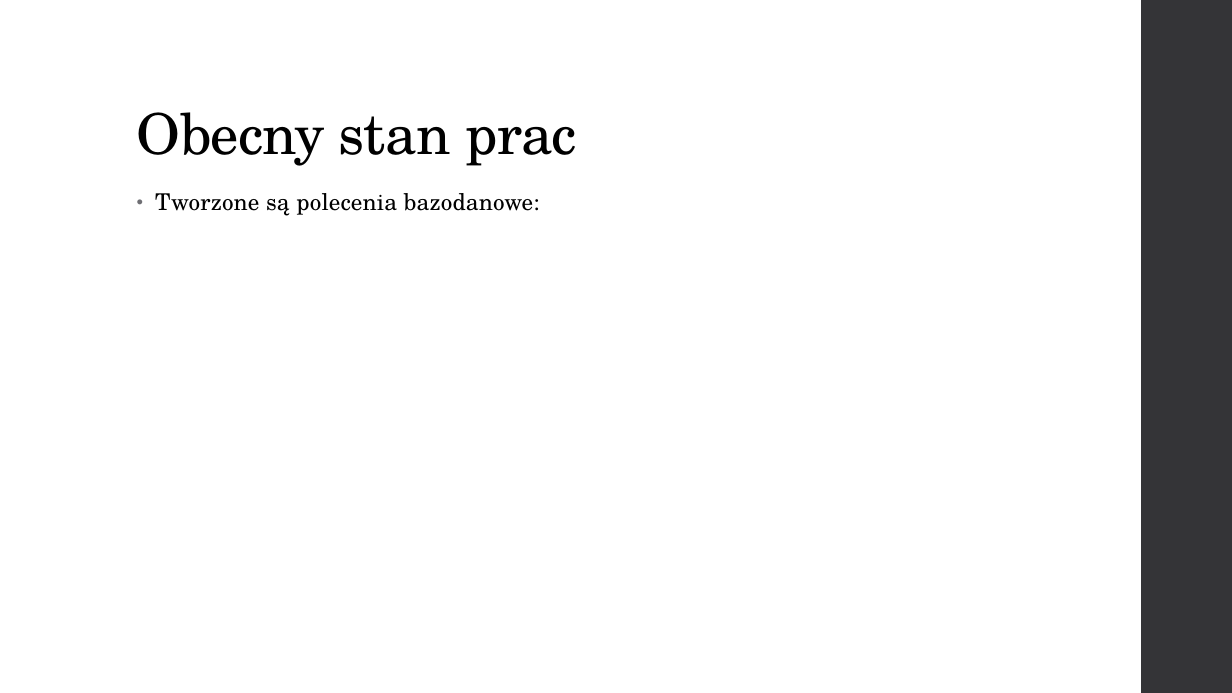
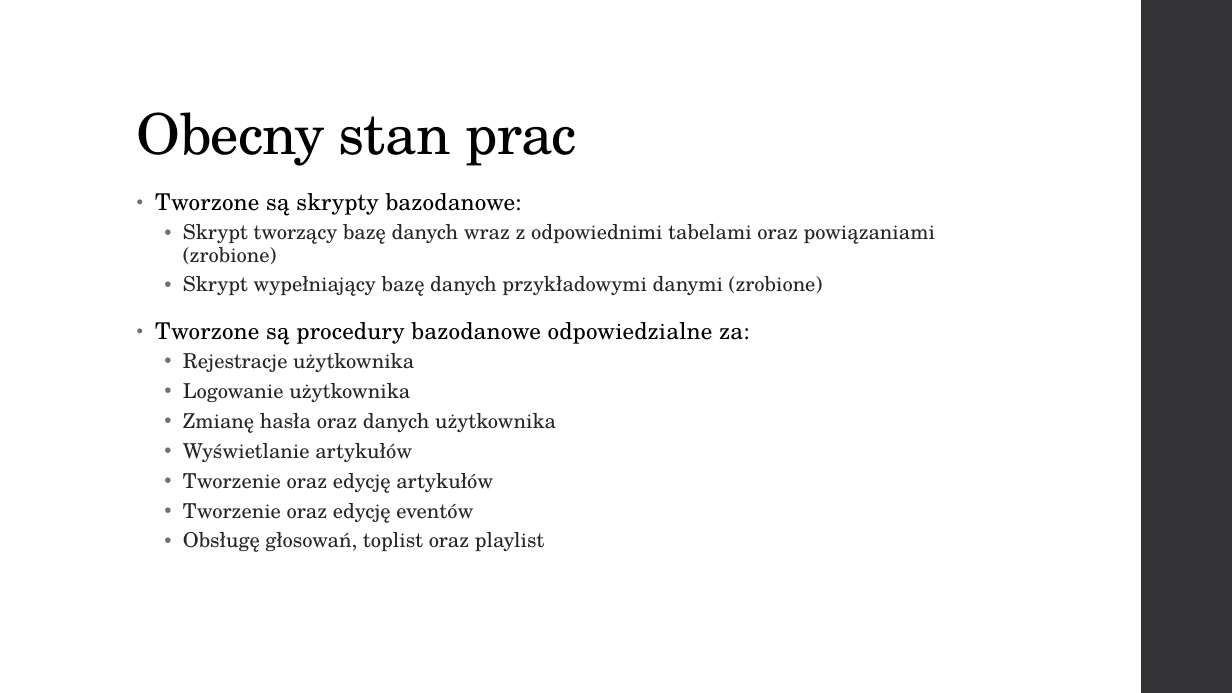
Before and after one commit to jpisula/Engineer_Thesis_Jakub_Pisula, a slide deck: slide 8 of Documentation/Project_presentation_1.pptx (slide 9 before the commit). Drawn at 1232x693 pixels with LibreOffice and Linux fonts; fonts in the diff are those of the drawing. Boxes give left, top, right and bottom in pixels: in the first picture for what was removed or moved away, otherwise in the second. Text is boxed around its words. In the diff, an @@ line names an element or a change of style, - is before the commit and + after.

```diff
--- a/Documentation/Project_presentation_1.pptx
+++ b/Documentation/Project_presentation_1.pptx
@@ text at (x1=155, y1=193, x2=935, y2=552): text changed; size 18 to 16 pt; text colour #000000 to #262626 @@
-• Tworzone są polecenia bazodanowe:
+• Tworzone są skrypty bazodanowe:
+  • Skrypt tworzący bazę danych wraz z odpowiednimi tabelami oraz powiązaniami (zrobione)
+  • Skrypt wypełniający bazę danych przykładowymi danymi (zrobione)
+• Tworzone są procedury bazodanowe odpowiedzialne za:
+  • Rejestracje użytkownika
+  • Logowanie użytkownika
+  • Zmianę hasła oraz danych użytkownika
+  • Wyświetlanie artykułów
+  • Tworzenie oraz edycję artykułów
+  • Tworzenie oraz edycję eventów
+  • Obsługę głosowań, toplist oraz playlist
```
Also in this commit, not shown: 1 other slide changed, 1 slide added, 2 slides removed, 1 other file.
